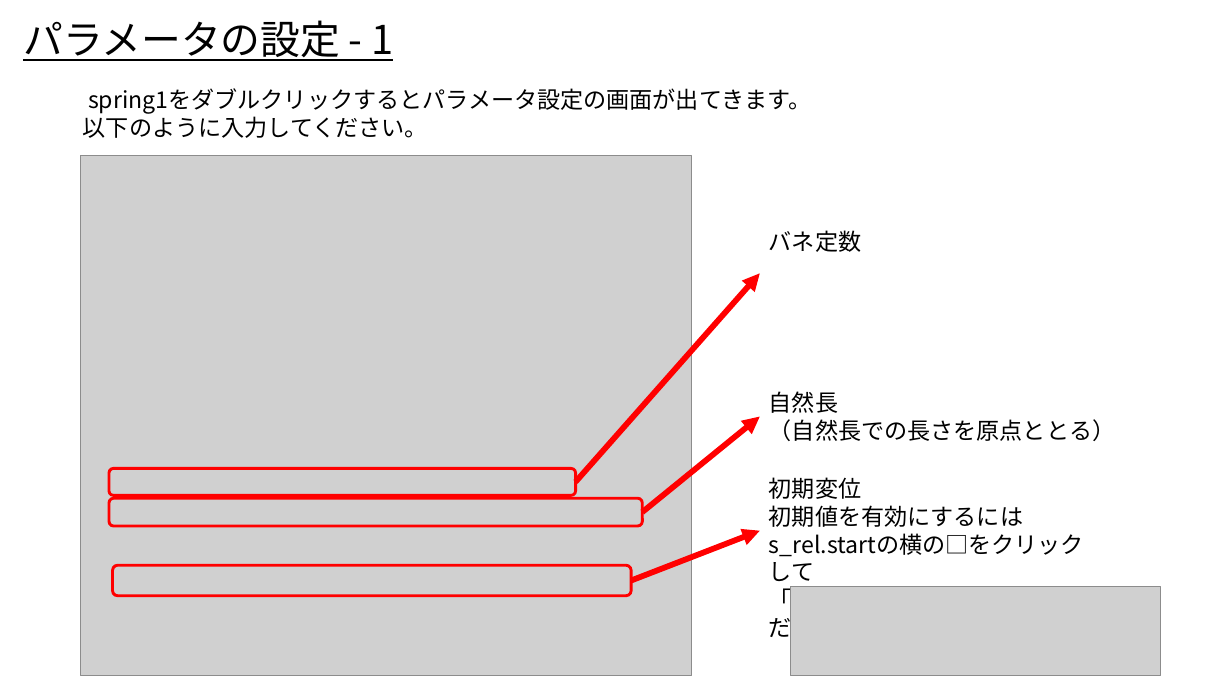
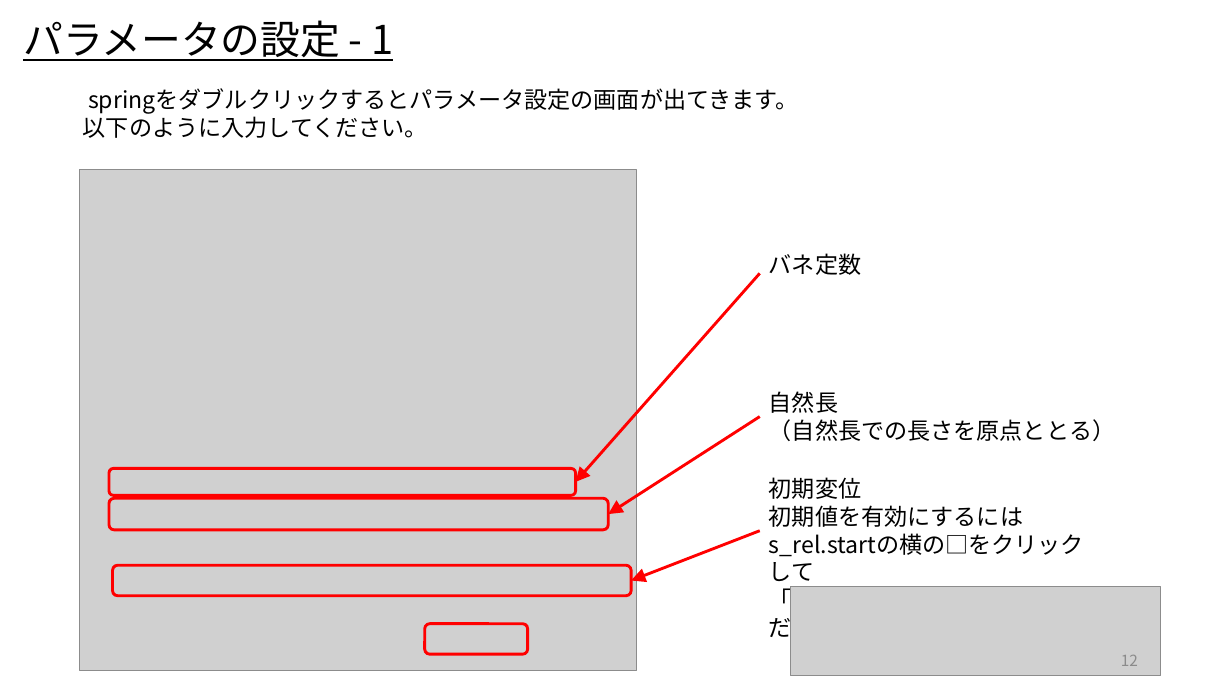
Before and after one commit to UedaShigenori/OpenModelica_Tutorials_Ja, a slide deck: slide 12 of 1_Test/OpenModelica_Tutorials_1.pptx (slide 11 before the commit). Drawn at 1232x693 pixels with LibreOffice and Linux fonts; fonts in the diff are those of the drawing; grey boxes stand for pictures. Boxes give left, top, right and bottom in pixels: in the first picture for what was removed or moved away, otherwise in the second. Text is boxed around its words. In the diff, an @@ line names an element or a change of style, - is before the commit and + after.

```diff
--- a/1_Test/OpenModelica_Tutorials_1.pptx
+++ b/1_Test/OpenModelica_Tutorials_1.pptx
@@ text at <box>88,88,799,114</box>: text changed @@
-spring1をダブルクリックするとパラメータ設定の画面が出てきます。
+springをダブルクリックするとパラメータ設定の画面が出てきます。
@@ picture: place and size @@
-picture at <box>80,155,692,676</box>
+picture at <box>79,170,637,671</box>
@@ text "バネ定数": place and size @@
-text "バネ定数" at <box>769,230,861,252</box>
+text "バネ定数" at <box>769,253,861,275</box>
@@ arrow (576, 482) - (760, 274): stroke #FF0000 4.5 pt to #FF0000 2.25 pt; arrowheads changed @@
@@ arrow moved from (642, 512) - (760, 417) to (608, 514) - (760, 417) @@
@@ arrow (608, 514) - (760, 417): stroke #FF0000 4.5 pt to #FF0000 2.25 pt; arrowheads changed @@
@@ rounded rectangle: place and size @@
-rounded rectangle at <box>109,498,642,526</box>
+rounded rectangle at <box>109,498,608,530</box>
@@ arrow (631, 580) - (760, 531): stroke #FF0000 4.5 pt to #FF0000 2.25 pt; arrowheads changed @@
@@ rounded rectangle added at <box>425,624,528,654</box>, outline #FF0000 2.25 pt @@
@@ page number added at <box>1121,655,1138,666</box>, 12 pt, text #8C8C8C @@
+12
```
Also in this commit, not shown: 16 other slides changed, 1 slide added, 3 other files.
